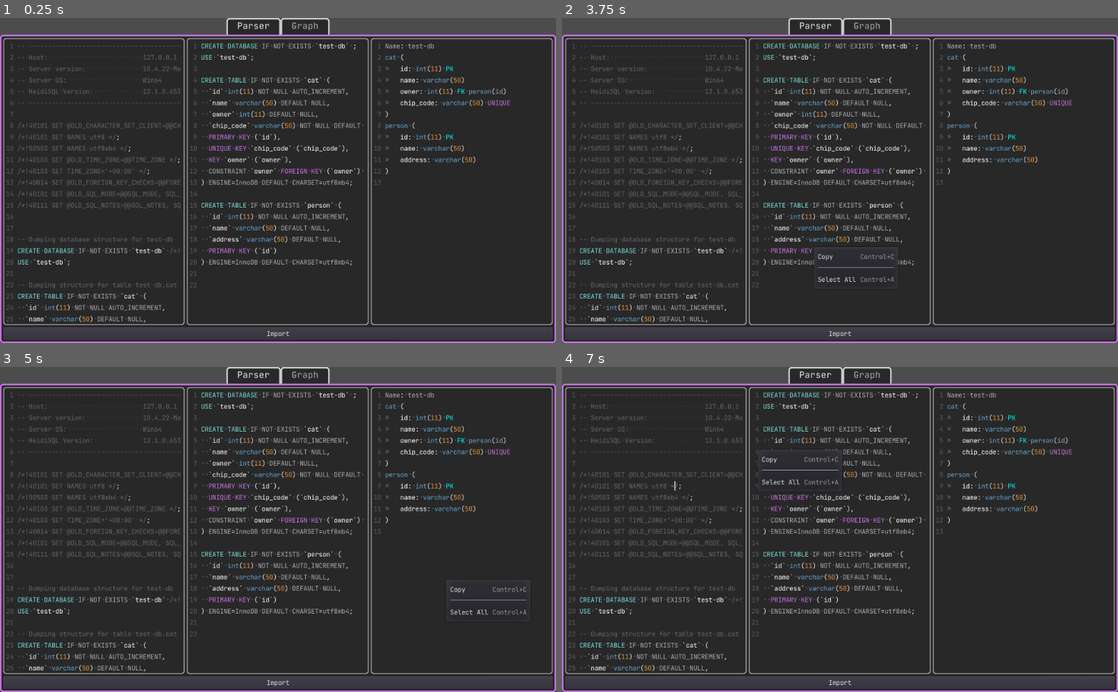
Above: before the commit, frames 1-4 (two rows, left to right).
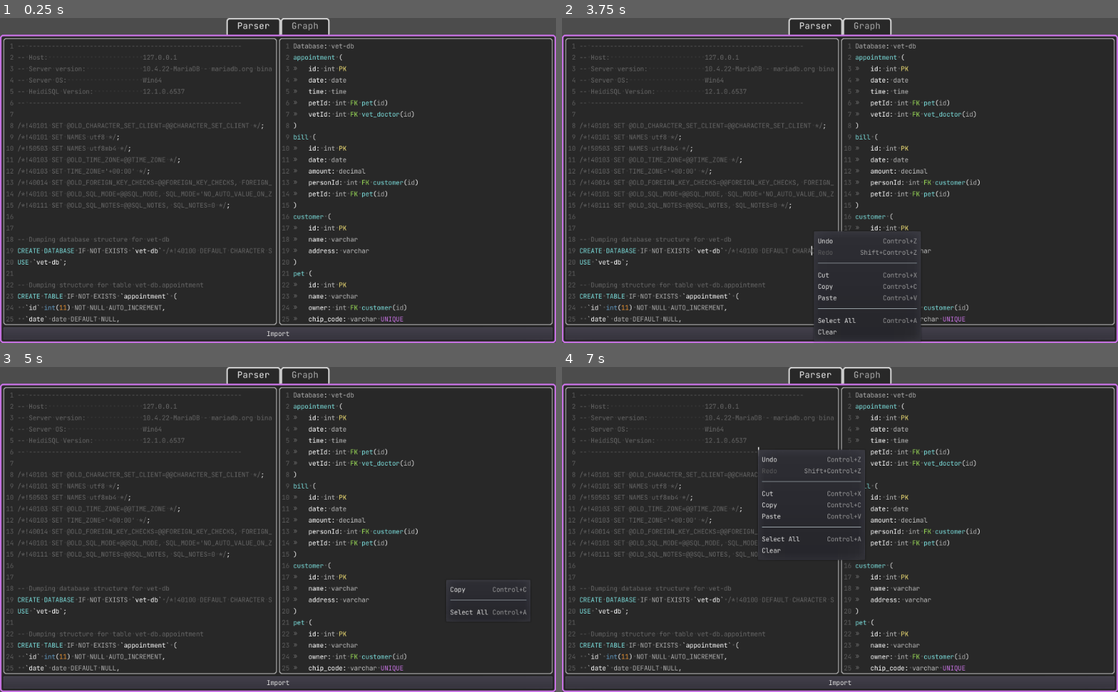
Above: after the commit, the same moments.

Repository: GArysTrousers/sql-grapher
Game: Godot game, scene res://Main.tscn
Two runs of this game, one before a commit and one after it. Both use one fixed random seed, a clock stepped at 60 frames per second and the inputs below.
Inputs (mouse positions are in pixels of both pictures, inside the frame that each line leads up to):
- Up to frame 1 (0.25 s): no input
- Up to frame 2 (3.75 s): click "Import" at 0.5 s; tap Enter at 1.25, 2.75 s; move the mouse to (962, 164) at 1.27 s; hold Right (ui_right) 1.28-2.03 s; hold Right mouse button (right_click) 1.28-2.03 s; click (962, 164) at 1.42 s; tap Space at 2, 3.5 s; move the mouse to (728, 196) at 2.02 s; hold Down (ui_down) 2.03-2.78 s; click (728, 196) at 2.1 s; right-click (728, 196) at 2.3 s; move the mouse to (895, 109) at 2.77 s; hold Right (ui_right) 2.78-3.53 s; hold Right mouse button (right_click) 2.78-3.53 s; click (895, 109) at 2.92 s; move the mouse to (812, 245) at 3.52 s; hold Up (ui_up) from 3.53 s (still down); right-click (812, 245) at 3.6 s; click (812, 245) at 3.67 s
- Up to frame 3 (5 s): tap Enter at 4.25 s; move the mouse to (444, 578) at 4.27 s; release Up (ui_up) at 4.28 s; press the mouse at (444, 578) at 4.28 s; hold Left (ui_left) from 4.28 s (still down); right-click (444, 578) at 4.55 s
- Up to frame 4 (7 s): tap Space at 5 s; move the mouse to (673, 480) at 5.02 s; release the mouse at (673, 480) at 5.03 s; right-click (673, 480) at 5.1 s; click (673, 480) at 5.17 s; move the mouse to (867, 529) at 5.77 s; release Left (ui_left) at 5.78 s; hold Down (ui_down) 5.78-6.53 s; hold Right mouse button (right_click) 5.78-6.53 s; click (867, 529) at 5.92 s; move the mouse to (756, 448) at 6.52 s; hold Right (ui_right) from 6.53 s (still down); click (756, 448) at 6.6 s; right-click (756, 448) at 6.8 s

The runs differ from the first frame. In frame 1, 6.9% of the frame differs, in the area x 5-92%, y 6-95%; in frame 2, 7.3%, in the area x 5-92%, y 6-100%; in frame 3, 6.9%; in frame 4, 6.9%.

Commit message:
[add] stuff

Diff:
--- a/Main.gd
+++ b/Main.gd
@@ -27,6 +27,9 @@
 	# remove first blank lines
 	re.compile('^\n{2,}')
 	text = re.sub(text, '', true)
+	# remove decimal brackets
+	re.compile('decimal\\(\\d+,\\d+\\)')
+	text = re.sub(text, 'decimal()', true)
 
 	get_node("%CleanerOutput").text = text
 
--- a/Main.tscn
+++ b/Main.tscn
@@ -126,7 +126,7 @@
 
 [node name="SqlInput" type="TextEdit" parent="TabContainer/Parser/Parser/HSplitContainer"]
 unique_name_in_owner = true
-margin_right = 334.0
+margin_right = 504.0
 margin_bottom = 530.0
 size_flags_horizontal = 3
 size_flags_vertical = 3
@@ -147,12 +147,54 @@
 /*!40111 SET @OLD_SQL_NOTES=@@SQL_NOTES, SQL_NOTES=0 */;
 
 
--- Dumping database structure for test-db
-CREATE DATABASE IF NOT EXISTS `test-db` /*!40100 DEFAULT CHARACTER SET utf8mb4 */;
-USE `test-db`;
-
--- Dumping structure for table test-db.cat
-CREATE TABLE IF NOT EXISTS `cat` (
+-- Dumping database structure for vet-db
+CREATE DATABASE IF NOT EXISTS `vet-db` /*!40100 DEFAULT CHARACTER SET utf8mb4 */;
+USE `vet-db`;
+
+-- Dumping structure for table vet-db.appointment
+CREATE TABLE IF NOT EXISTS `appointment` (
+  `id` int(11) NOT NULL AUTO_INCREMENT,
+  `date` date DEFAULT NULL,
+  `time` time DEFAULT NULL,
+  `petId` int(11) DEFAULT NULL,
+  `vetId` int(11) DEFAULT NULL,
+  PRIMARY KEY (`id`),
+  KEY `FK_appointment_pet` (`petId`),
+  KEY `FK_appointment_vet_doctor` (`vetId`),
+  CONSTRAINT `FK_appointment_pet` FOREIGN KEY (`petId`) REFERENCES `pet` (`id`) ON DELETE NO ACTION ON UPDATE NO ACTION,
+  CONSTRAINT `FK_appointment_vet_doctor` FOREIGN KEY (`vetId`) REFERENCES `vet_doctor` (`id`) ON DELETE NO ACTION ON UPDATE NO ACTION
+) ENGINE=InnoDB DEFAULT CHARSET=utf8mb4;
+
+-- Data exporting was unselected.
+
+-- Dumping structure for table vet-db.bill
+CREATE TABLE IF NOT EXISTS `bill` (
+  `id` int(11) NOT NULL AUTO_INCREMENT,
+  `date` date NOT NULL,
+  `amount` decimal(20,6) NOT NULL DEFAULT 0.000000,
+  `personId` int(11) NOT NULL DEFAULT 0,
+  `petId` int(11) NOT NULL,
+  PRIMARY KEY (`id`),
+  KEY `FK_bill_person` (`personId`),
+  KEY `FK_bill_pet` (`petId`),
+  CONSTRAINT `FK_bill_person` FOREIGN KEY (`personId`) REFERENCES `customer` (`id`) ON DELETE NO ACTION ON UPDATE NO ACTION,
+  CONSTRAINT `FK_bill_pet` FOREIGN KEY (`petId`) REFERENCES `pet` (`id`) ON DELETE NO ACTION ON UPDATE NO ACTION
+) ENGINE=InnoDB DEFAULT CHARSET=utf8mb4;
+
+-- Data exporting was unselected.
+
+-- Dumping structure for table vet-db.customer
+CREATE TABLE IF NOT EXISTS `customer` (
+  `id` int(11) NOT NULL AUTO_INCREMENT,
+  `name` varchar(50) DEFAULT NULL,
+  `address` varchar(50) DEFAULT NULL,
+  PRIMARY KEY (`id`)
+) ENGINE=InnoDB DEFAULT CHARSET=utf8mb4;
+
+-- Data exporting was unselected.
+
+-- Dumping structure for table vet-db.pet
+CREATE TABLE IF NOT EXISTS `pet` (
   `id` int(11) NOT NULL AUTO_INCREMENT,
   `name` varchar(50) DEFAULT NULL,
   `owner` int(11) DEFAULT NULL,
@@ -160,16 +202,15 @@
   PRIMARY KEY (`id`),
   UNIQUE KEY `chip_code` (`chip_code`),
   KEY `owner` (`owner`),
-  CONSTRAINT `owner` FOREIGN KEY (`owner`) REFERENCES `person` (`id`) ON DELETE NO ACTION ON UPDATE NO ACTION
-) ENGINE=InnoDB DEFAULT CHARSET=utf8mb4;
-
--- Data exporting was unselected.
-
--- Dumping structure for table test-db.person
-CREATE TABLE IF NOT EXISTS `person` (
-  `id` int(11) NOT NULL AUTO_INCREMENT,
-  `name` varchar(50) DEFAULT NULL,
-  `address` varchar(50) DEFAULT NULL,
+  CONSTRAINT `owner` FOREIGN KEY (`owner`) REFERENCES `customer` (`id`) ON DELETE NO ACTION ON UPDATE NO ACTION
+) ENGINE=InnoDB DEFAULT CHARSET=utf8mb4;
+
+-- Data exporting was unselected.
+
+-- Dumping structure for table vet-db.vet_doctor
+CREATE TABLE IF NOT EXISTS `vet_doctor` (
+  `id` int(11) NOT NULL AUTO_INCREMENT,
+  `name` int(11) DEFAULT NULL,
   PRIMARY KEY (`id`)
 ) ENGINE=InnoDB DEFAULT CHARSET=utf8mb4;
 
@@ -188,6 +229,7 @@
 
 [node name="CleanerOutput" type="TextEdit" parent="TabContainer/Parser/Parser/HSplitContainer"]
 unique_name_in_owner = true
+visible = false
 margin_left = 338.0
 margin_right = 673.0
 margin_bottom = 530.0
@@ -201,7 +243,7 @@
 
 [node name="ParserOutput" type="TextEdit" parent="TabContainer/Parser/Parser/HSplitContainer"]
 unique_name_in_owner = true
-margin_left = 677.0
+margin_left = 508.0
 margin_right = 1012.0
 margin_bottom = 530.0
 size_flags_horizontal = 3
--- a/Sql.gd
+++ b/Sql.gd
@@ -13,6 +13,7 @@
 	SetPrimaryKey,
 	SetUniqueKey,
 	SetForeignKey,
+	NotSupportedColumns,
 }
 
 var patterns = {
@@ -20,10 +21,11 @@
 		Command: '^(?<command>CREATE TABLE|USE|CREATE DATABASE)',
 		CreateDatabase: 'CREATE DATABASE (IF NOT EXISTS )?`(?<name>[^`]+)`',
 		CreateTable: 'CREATE TABLE (IF NOT EXISTS)? `(?<name>[^`]+)` \\((?<cols>.+)\\)',
-		CreateColumn: '^\\s*`(?<name>.+)` (?<type>\\S+)',
+		CreateColumn: '^\\s*`?(?<name>[^\\s`]+)`? (?<type>[^(\\s]+)',
 		SetPrimaryKey: '^\\s*PRIMARY KEY \\(`?(?<name>[^`]+)`?\\)',
 		SetUniqueKey: '^\\s*UNIQUE KEY (`[^`]+`)? \\(`?(?<name>[^`]+)`?\\)',
-		SetForeignKey: 'FOREIGN KEY \\(`?(?<l_key>[^`]+)`?\\) REFERENCES `?(?<f_table>[^`]+)`?\\s*\\(`?(?<f_key>[^`]+)`?\\)'
+		SetForeignKey: 'FOREIGN KEY \\(`?(?<l_key>[^`]+)`?\\) REFERENCES `?(?<f_table>[^`]+)`?\\s*\\(`?(?<f_key>[^`]+)`?\\)',
+		NotSupportedColumns: '^\\s*(KEY|CONSTRAINT)',
 	}
 }
 
@@ -60,7 +62,7 @@
 		var tbs = ""
 		for t in tables:
 			tbs += t.to_string() + '\n'
-		var output = "Name: %s\n%s" % [name, tbs]
+		var output = "Database: %s\n%s" % [name, tbs]
 		return output
 
 
@@ -74,14 +76,16 @@
 		var cols_commands = res.get_string("cols").split(',')
 
 		for c in cols_commands:
-			if Sql.parse(c, Sql.CreateColumn):
-				cols.append(Column.new().parse(c))
-			elif Sql.parse(c, Sql.SetPrimaryKey):
+			if Sql.parse(c, Sql.SetPrimaryKey):
 				add_primary_key(c)
 			elif Sql.parse(c, Sql.SetUniqueKey):
 				add_unique_key(c)
 			elif Sql.parse(c, Sql.SetForeignKey):
 				add_foreign_key(c)
+			elif Sql.parse(c, Sql.NotSupportedColumns):
+				continue
+			elif Sql.parse(c, Sql.CreateColumn):
+				cols.append(Column.new().parse(c))
 		return self
 
 	func add_primary_key(command):
--- a/SqlSummeryTextEdit.gd
+++ b/SqlSummeryTextEdit.gd
@@ -1,43 +1,51 @@
 extends TextEdit
 
-var command_keywords = [
-	"CREATE",
-	"DATABASE",
-	"TABLE",
-	"USE"
-]
-var key_keywords = [
-	"KEY",
-	"PRIMARY",
-	"UNIQUE",
-	"FOREIGN",
-]
+const colors = {
+	'white': Color('#ffffff'),
+	'gray': Color('#bbbbbb'),
+	'yellow': Color('#f7e476'),
+	'purple': Color('#ca74e6'),
+	'green': Color('#a1e55a'),
+	'blue': Color('#accce4'),
+	'cyan': Color('#7bdedc'),
+	'orange': Color('#ffc384'),
+}
 
 var command_color = Color('#7bdedc')
 var key_color = Color('#ca74e6')
 var name_color = Color('#ffffff')
 var comment_color = Color('#666666')
-var pk_color = Color('#00FFFF')
+var datatype_color = Color('#7bdedc')
+var table_color = Color('#cb4d68')
+
+var datatypes = [
+	"int",
+	"varchar",
+	"decimal",
+	"date",
+	"time",
+	"datetime",
+]
 
 var words = {
-	'PK': pk_color,
-	'FK': pk_color
+	'PK': colors.yellow,
+	'FK': colors.green,
+	'UNIQUE': colors.purple,
 }
 
 # Called when the node enters the scene tree for the first time.
 func _ready():
 	syntax_highlighting = true
 
-	for k in command_keywords:
-		add_keyword_color(k, command_color)
-	for k in key_keywords:
-		add_keyword_color(k, key_color)
+	add_color_region('	', ':', colors.white, false)
 
-	add_color_region('	', ':', name_color, false)
-
+	for i in datatypes:
+		add_keyword_color(i, colors.gray)
 	for w in words:
 		add_keyword_color(w, words[w])
 
+	add_color_override("number_color", key_color)
+	add_color_override("function_color", colors.cyan)
 # Called every frame. 'delta' is the elapsed time since the previous frame.
 #func _process(delta):
 #	pass
--- /dev/null
+++ b/graph/Camera.gd
@@ -0,0 +1,28 @@
+extends Camera2D
+
+var move_input:Vector2
+onready var target_position:Vector2 = position
+onready var target_zoom:Vector2 = zoom
+
+# Called when the node enters the scene tree for the first time.
+func _ready():
+	pass # Replace with function body.
+
+
+# Called every frame. 'delta' is the elapsed time since the previous frame.
+func _process(delta):
+	move_input = Input.get_vector("ui_left", "ui_right", "ui_up", "ui_down")
+	position = position.linear_interpolate(target_position, delta * 10)
+	zoom = zoom.linear_interpolate(target_zoom, delta * 10)
+
+func _unhandled_input(event):
+	if event is InputEventMouseButton:
+		if event.button_index == BUTTON_WHEEL_UP:
+			target_zoom /= 1.1
+			target_position -= 0.1 * ((get_viewport_rect().size / 2) - get_viewport().get_mouse_position()) * zoom
+		elif event.button_index == BUTTON_WHEEL_DOWN:
+			target_zoom *= 1.1
+			target_position += 0.1 * ((get_viewport_rect().size / 2) - get_viewport().get_mouse_position()) * zoom
+	elif event is InputEventMouseMotion:
+		if Input.is_action_pressed("right_click"):
+			target_position += -event.relative * zoom
--- /dev/null
+++ b/graph/ColumnNode.gd
@@ -0,0 +1,21 @@
+extends HBoxContainer
+
+
+# Declare member variables here. Examples:
+# var a = 2
+# var b = "text"
+
+
+# Called when the node enters the scene tree for the first time.
+func _ready():
+	pass # Replace with function body.
+
+func init(col:Sql.Column):
+	mouse_filter = Control.MOUSE_FILTER_IGNORE
+	$Name.text = col.name
+	if col.foreign_key:
+		var fk = Label.new()
+		fk.text = "FK"
+		fk.add_color_override("font_color", Color.green)
+		fk.mouse_filter = Control.MOUSE_FILTER_IGNORE
+		add_child(fk)
--- /dev/null
+++ b/graph/ColumnNode.tscn
@@ -0,0 +1,14 @@
+[gd_scene load_steps=2 format=2]
+
+[ext_resource path="res://graph/ColumnNode.gd" type="Script" id=1]
+
+[node name="ColumnNode" type="HBoxContainer"]
+margin_right = 40.0
+margin_bottom = 40.0
+script = ExtResource( 1 )
+
+[node name="Name" type="Label" parent="."]
+margin_top = 13.0
+margin_right = 40.0
+margin_bottom = 27.0
+size_flags_horizontal = 3
--- a/graph/Graph.gd
+++ b/graph/Graph.gd
@@ -5,6 +5,7 @@
 
 var connections = []
 var force:Vector2
+var force_magnitude:float = 0.5
 
 func _ready():
 	pass # Replace with function body.
@@ -13,8 +14,8 @@
 	if active:
 		for con in connections:
 			force = con.get_force()
-			con.a.apply_central_impulse(force)
-			con.b.apply_central_impulse(-force)
+			con.a.apply_central_impulse(force * force_magnitude)
+			con.b.apply_central_impulse(-force * force_magnitude)
 		update()
 
 func _draw():
--- a/graph/Graph.tscn
+++ b/graph/Graph.tscn
@@ -1,12 +1,14 @@
-[gd_scene load_steps=2 format=2]
+[gd_scene load_steps=3 format=2]
 
 [ext_resource path="res://graph/Graph.gd" type="Script" id=1]
+[ext_resource path="res://graph/Camera.gd" type="Script" id=2]
 
 [node name="Graph" type="Node2D"]
 script = ExtResource( 1 )
 
 [node name="Camera2D" type="Camera2D" parent="."]
 current = true
+script = ExtResource( 2 )
 
 [node name="UI" type="CanvasLayer" parent="."]
 
--- a/graph/TableNode.gd
+++ b/graph/TableNode.gd
@@ -10,9 +10,8 @@
 func _ready():
 	get_node("%TableName").text = data.name
 	for col in data.cols:
-		var l = Label.new()
-		l.text = col.name
-		l.mouse_filter = Control.MOUSE_FILTER_IGNORE
+		var l = preload("res://graph/ColumnNode.tscn").instance()
+		l.init(col)
 		get_node("%Columns").add_child(l)
 
 	yield(get_tree(), "idle_frame")
@@ -22,8 +21,12 @@
 	if grabbed:
 		if !Input.is_action_pressed("left_click"):
 			grabbed = false
-#		global_position = get_global_mouse_position()
 		apply_central_impulse(get_global_mouse_position() - global_position)
+
+func _integrate_forces(state):
+	if mode == MODE_CHARACTER:
+		rotation = 0
+
 
 func _on_Table_input_event(viewport, event, shape_idx):
 	if event is InputEventMouseButton:
Binary file added: assets/palette.png
Not shown, added: assets/palette.png.import
